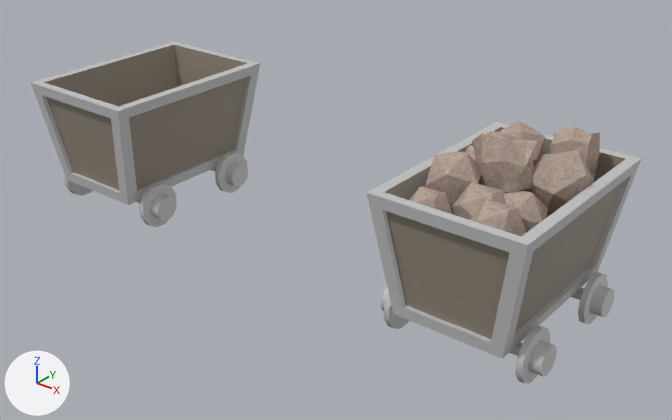
What one commit did to the Blender file mould-men/Assets/Cave Tileset/cave_minecart.blend.
Camera for both pictures: a camera (50 mm lens) standing at (3.48, -2.88, 2.14) and looking at (1.16, 0.02, 0.34). Arrows for +X, +Y and +Z are at lower left; the lights stay in place. The first picture is the older version.

In view in the first picture: 'MineCart', 'MineCartFull'.
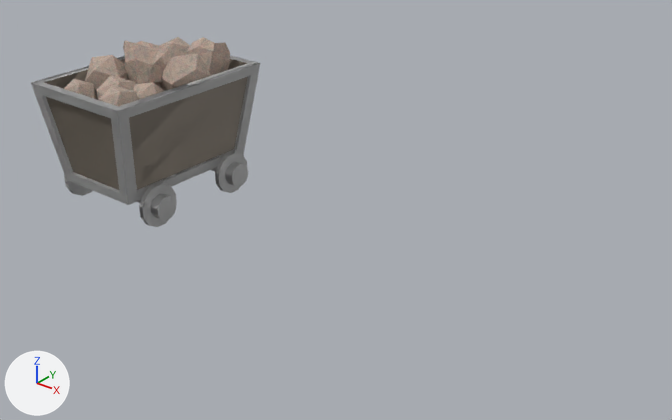
Pixel boxes [x1, y1, x2, y2] of what changed, in the pictures (672 x 420 px):
'MineCartFull', moved: before [366, 120, 642, 383]; after [64, 37, 230, 106]

The change, as a list of edits to the scene's bpy script:
```text
Change ob_minecartfull:
    ob_minecartfull.location: (2.0, 0.0, 0.1) -> (0.0, 0.0, 0.1)
```
